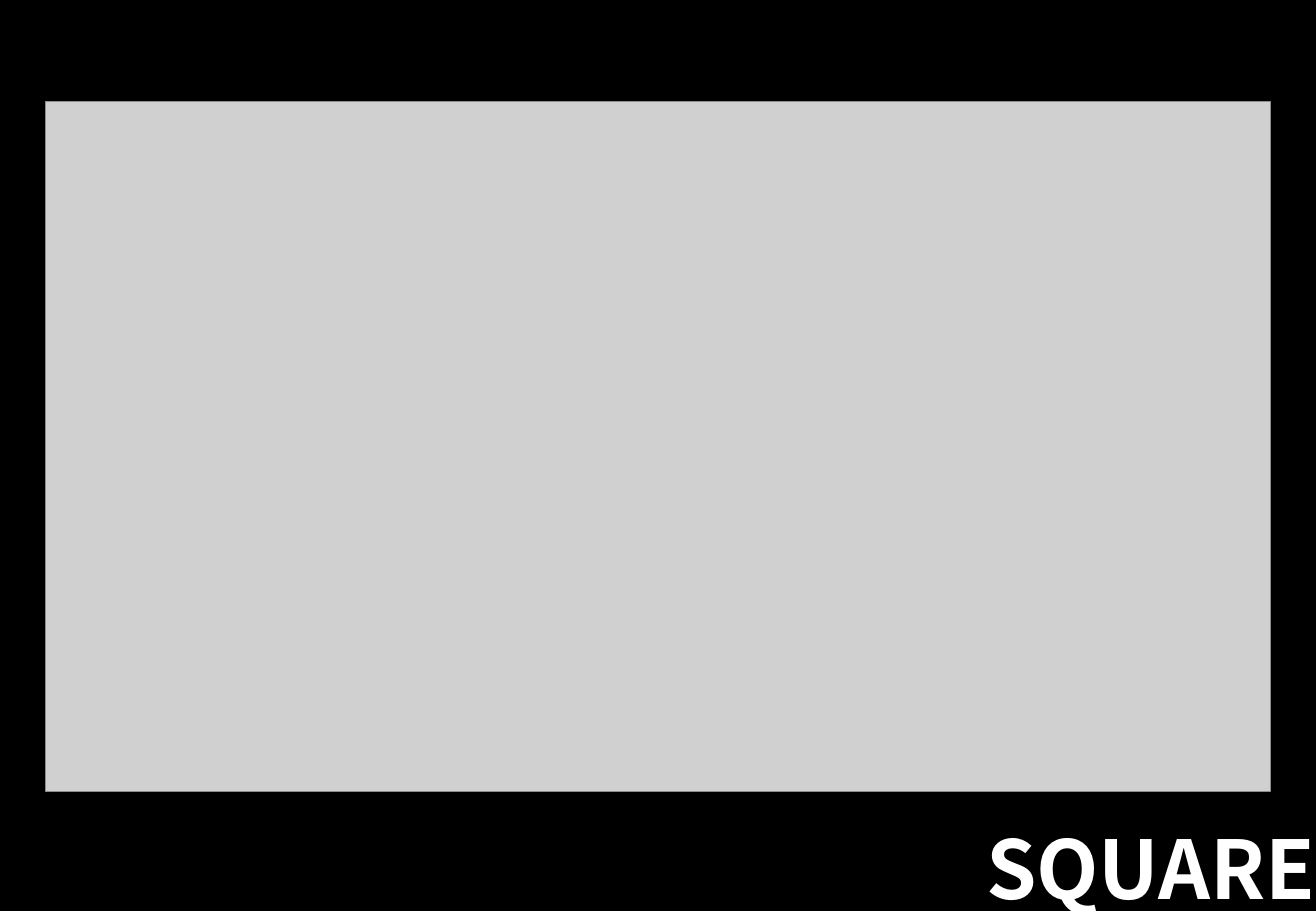
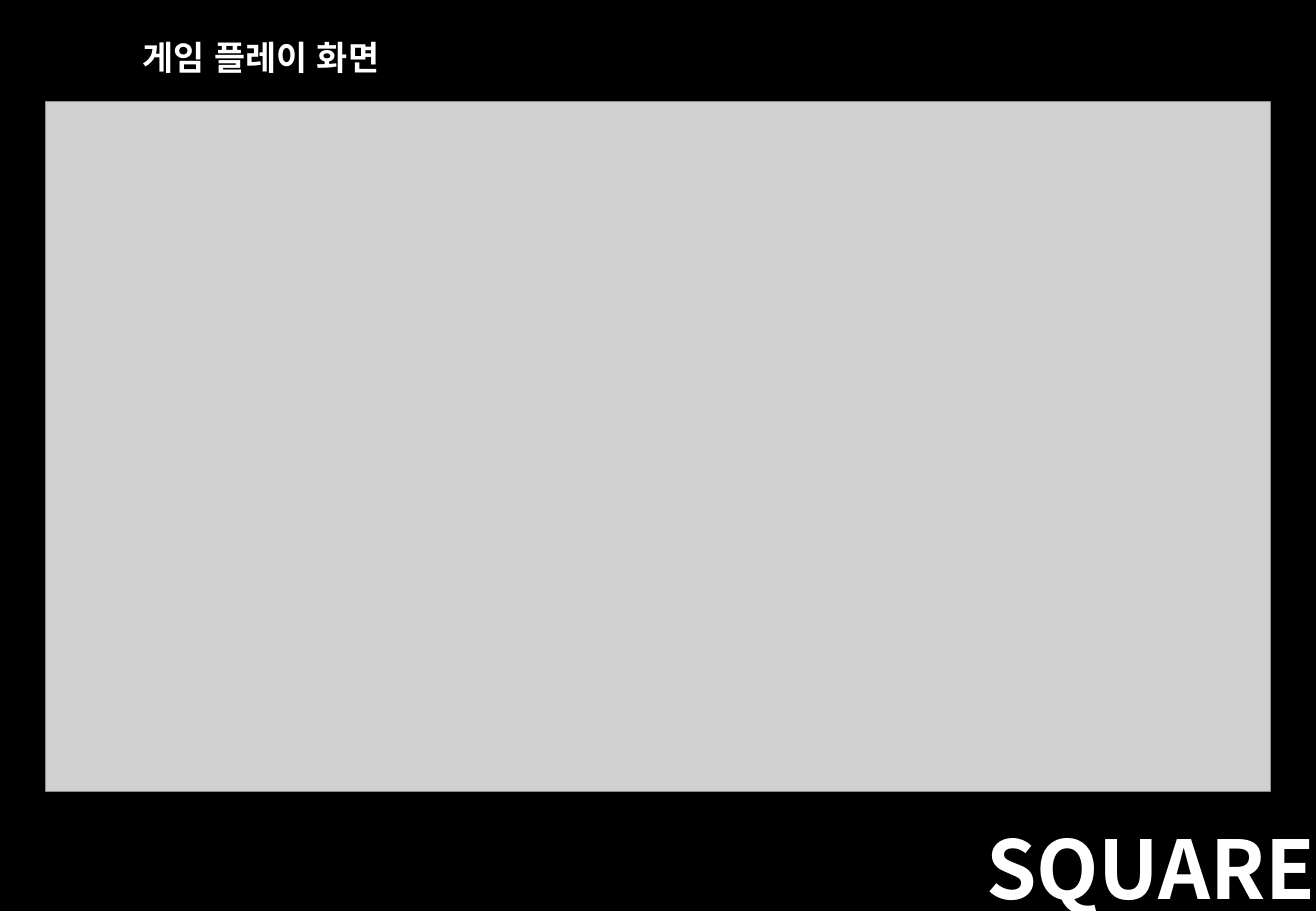
Before and after one commit to Hanghyeon/SQUARE, a slide deck: slide 10 of User_OtherFiles/포폴 발표 준비/2017_NCIA.pptx (slide 5 before the commit). Drawn at 1316x911 pixels with LibreOffice and Linux fonts; fonts in the diff are those of the drawing; grey boxes stand for pictures. Boxes give left, top, right and bottom in pixels: in the first picture for what was removed or moved away, otherwise in the second. Text is boxed around its words. In the diff, an @@ line names an element or a change of style, - is before the commit and + after.

```diff
--- a/User_OtherFiles/포폴 발표 준비/2017_NCIA.pptx
+++ b/User_OtherFiles/포폴 발표 준비/2017_NCIA.pptx
@@ text added at [143, 41, 379, 73], 20 pt, text #FFFFFF, bold @@
+게임 플레이 화면
```
Also in this commit, not shown: 2 other slides changed, 25 slides added, 8 slides removed, 19 other files.
